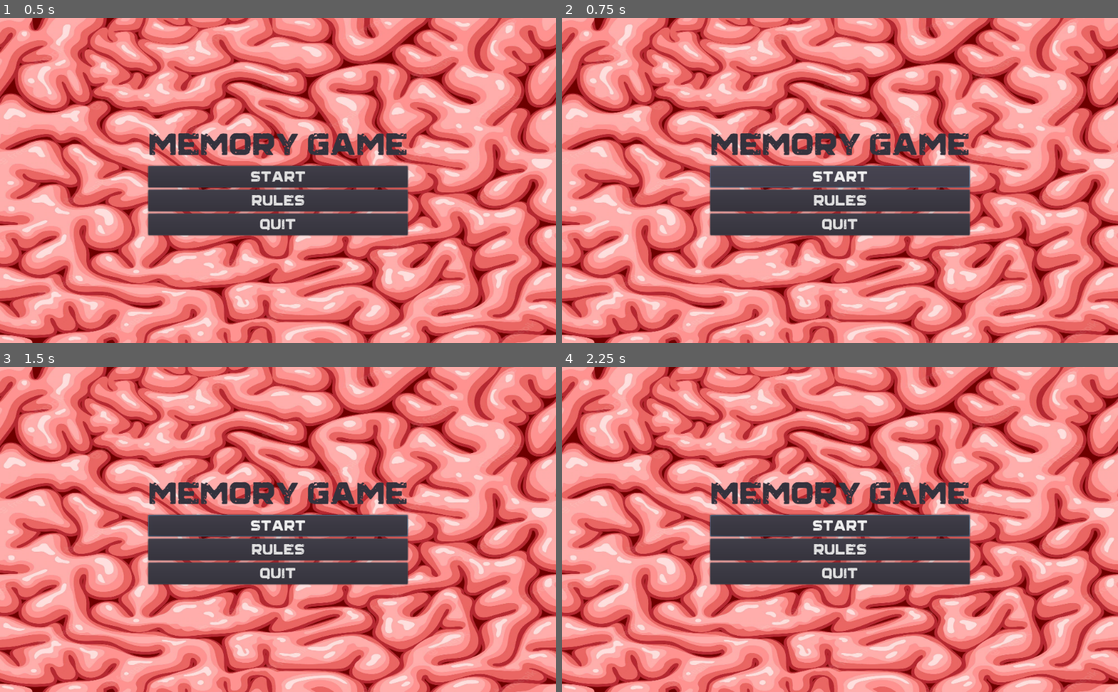
Above: before the commit, frames 1-4 (two rows, left to right).
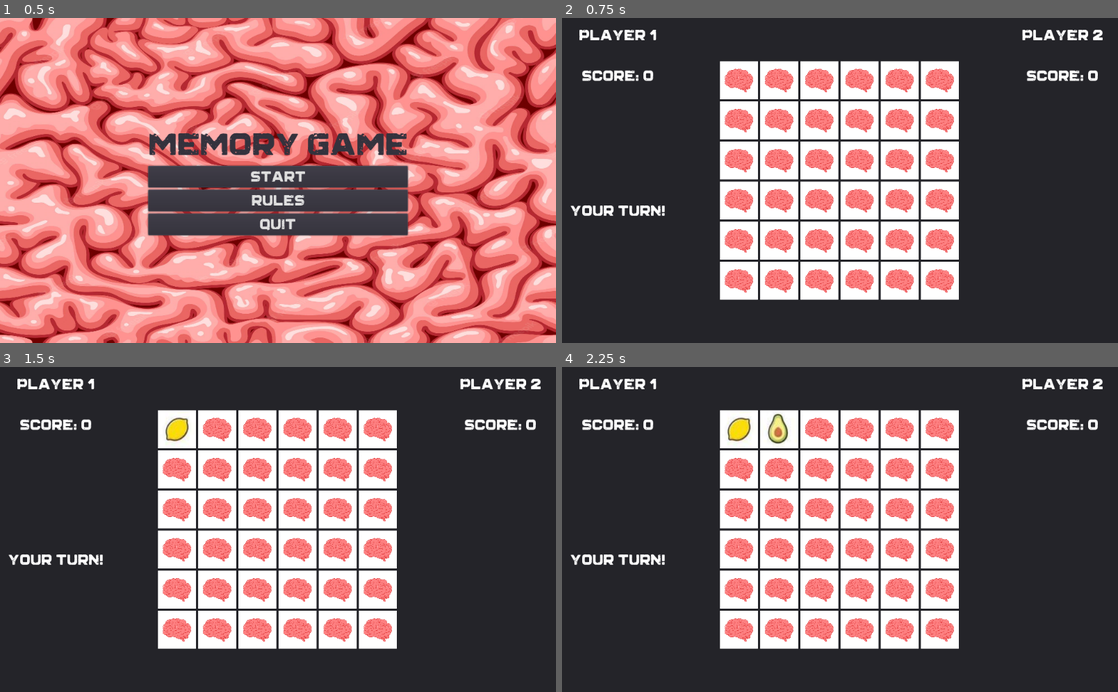
Above: after the commit, the same moments.

Repository: KodomoHoshoku/MemoryGame
Game: Godot game, scene res://src/main_menu/MainMenu.tscn
Same seed, same stepped clock (60 frames per second), same inputs: the game is played once before the commit and once after it.
Inputs (mouse positions are in pixels of both pictures, inside the frame that each line leads up to):
- Up to frame 1 (0.5 s): no input
- Up to frame 2 (0.75 s): click "START" at 0.5 s
- Up to frame 3 (1.5 s): click (177, 428) at 1.27 s
- Up to frame 4 (2.25 s): click (778, 428) at 2.02 s

Frame 1 is identical in both runs. In frame 2, 98% of the frame differs, in the area x 0-100%, y 0-100%; in frame 3, 97%; in frame 4, 97%.

Commit message:
release 1.0.0

Diff:
--- /dev/null
+++ b/src/game_scene/GameScene.gd
@@ -0,0 +1,134 @@
+extends Control
+
+var main_menu = load("res://src/main_menu/MainMenu.tscn")
+
+onready var card_cont = $Panel/HBoxContainer/gridcont/CenterContainer/GridContainer
+
+onready var p1sl = $Panel/HBoxContainer/p1cont/MarginContainer/VBoxContainer/P1ScoreLabel
+onready var p2sl = $Panel/HBoxContainer/p2cont/MarginContainer/VBoxContainer/P2ScoreLabel
+
+onready var yt1 = $Panel/HBoxContainer/p1cont/MarginContainer/VBoxContainer/YT1
+onready var yt2 = $Panel/HBoxContainer/p2cont/MarginContainer/VBoxContainer/YT2
+
+onready var popo = $AcceptDialog
+
+var player_turn = 1
+var p1s = 0
+var p2s = 0
+
+var default_texture = preload("res://assets/sets/default.png")
+
+var cs = 0
+
+var last_clicked_id = null
+var last_clicked_node = null
+
+var is_on_yield = false
+
+var card_sets = [
+	[
+		preload("res://assets/sets/set_fruits/tile000.png"),
+		preload("res://assets/sets/set_fruits/tile001.png"),
+		preload("res://assets/sets/set_fruits/tile002.png"),
+		preload("res://assets/sets/set_fruits/tile003.png"),
+		preload("res://assets/sets/set_fruits/tile004.png"),
+		preload("res://assets/sets/set_fruits/tile006.png"),
+		preload("res://assets/sets/set_fruits/tile008.png"),
+		preload("res://assets/sets/set_fruits/tile009.png"),
+		preload("res://assets/sets/set_fruits/tile010.png"),
+		preload("res://assets/sets/set_fruits/tile012.png"),
+		preload("res://assets/sets/set_fruits/tile013.png"),
+		preload("res://assets/sets/set_fruits/tile014.png"),
+		preload("res://assets/sets/set_fruits/tile015.png"),
+		preload("res://assets/sets/set_fruits/tile020.png"),
+		preload("res://assets/sets/set_fruits/tile024.png"),
+		preload("res://assets/sets/set_fruits/tile025.png"),
+		preload("res://assets/sets/set_fruits/tile026.png"),
+		preload("res://assets/sets/set_fruits/tile027.png")
+	]
+]
+
+var card_order = []
+
+func _ready():
+	randomize()
+	for i in range(0,36):
+		card_order.append(i)
+	for i in range(0,36):
+		var r = randi() % 36
+		var a = card_order[i]
+		card_order[i] = card_order[r]
+		card_order[r] = a
+
+	for i in range(0,36):
+		var card = TextureButton.new()
+		card.expand = true
+		card.texture_normal = default_texture
+		card.rect_min_size = Vector2(70, 70)
+		card.mouse_default_cursor_shape = Control.CURSOR_POINTING_HAND
+		card.connect("pressed", self, "card_click", [card_order[i], card])
+		card_cont.add_child(card)
+
+func card_click(id: int, node: TextureButton):
+	if (is_on_yield == true):
+		return
+	if(last_clicked_id == null):
+		last_clicked_id = id
+		last_clicked_node = node
+		var t = 0
+		if (id <= 17):
+			t = id
+		else:
+			t = 35 - id
+		node.texture_normal = card_sets[cs][t]
+	else:
+		if(last_clicked_id == id):
+			return
+		var t = 0
+		if (id <= 17):
+			t = id
+		else:
+			t = 35 - id
+		node.texture_normal = card_sets[cs][t]
+		if (last_clicked_id + id == 35):
+			node.disconnect("pressed", self, "card_click")
+			last_clicked_node.disconnect("pressed", self, "card_click")
+			self["p" + String(player_turn) + "s"] += 1
+			self["p" + String(player_turn) + "sl"].text = "Score: " + String(self["p" + String(player_turn) + "s"])
+			if (p1s + p2s == 18):
+				if (p1s > p2s):
+					# p1 ..
+					popo.dialog_text = "Player 1 WON!"
+					pass
+				if (p1s < p2s):
+					popo.dialog_text = "Player 2 WON!"
+					pass
+					# p2
+				if (p1s == p2s):
+					popo.dialog_text = "It's a DRAW!"
+					pass
+					# draw
+				popo.popup_centered()
+				popo.popup()
+				return
+		else:
+			is_on_yield = true
+			yield(get_tree().create_timer(1.0), "timeout")
+			is_on_yield = false
+			node.texture_normal = default_texture
+			last_clicked_node.texture_normal = default_texture
+			yt1.visible = false
+			yt2.visible = false
+			if (player_turn == 1):
+				player_turn = 2
+				yt2.visible = true
+			else:
+				player_turn = 1
+				yt1.visible = true
+		last_clicked_id = null
+		last_clicked_node = null
+
+
+func _on_AcceptDialog_confirmed():
+	get_tree().change_scene_to(main_menu)
+	pass # Replace with function body.
--- /dev/null
+++ b/src/game_scene/GameScene.tscn
@@ -0,0 +1,151 @@
+[gd_scene load_steps=3 format=2]
+
+[ext_resource path="res://src/game_scene/GameScene.gd" type="Script" id=1]
+[ext_resource path="res://assets/df/grind demolished.tres" type="DynamicFont" id=2]
+
+[node name="GameScene" type="Control"]
+anchor_right = 1.0
+anchor_bottom = 1.0
+script = ExtResource( 1 )
+
+[node name="Panel" type="Panel" parent="."]
+anchor_right = 1.0
+anchor_bottom = 1.0
+
+[node name="HBoxContainer" type="HBoxContainer" parent="Panel"]
+anchor_right = 1.0
+anchor_bottom = 1.0
+
+[node name="p1cont" type="Control" parent="Panel/HBoxContainer"]
+margin_right = 203.0
+margin_bottom = 600.0
+size_flags_horizontal = 3
+size_flags_vertical = 3
+
+[node name="MarginContainer" type="MarginContainer" parent="Panel/HBoxContainer/p1cont"]
+anchor_right = 1.0
+anchor_bottom = 1.0
+custom_constants/margin_right = 15
+custom_constants/margin_top = 15
+custom_constants/margin_left = 15
+custom_constants/margin_bottom = 15
+
+[node name="VBoxContainer" type="VBoxContainer" parent="Panel/HBoxContainer/p1cont/MarginContainer"]
+margin_left = 15.0
+margin_top = 15.0
+margin_right = 190.0
+margin_bottom = 585.0
+
+[node name="Label" type="Label" parent="Panel/HBoxContainer/p1cont/MarginContainer/VBoxContainer"]
+margin_right = 175.0
+margin_bottom = 71.0
+custom_fonts/font = ExtResource( 2 )
+text = "Player 1
+"
+align = 1
+valign = 1
+
+[node name="P1ScoreLabel" type="Label" parent="Panel/HBoxContainer/p1cont/MarginContainer/VBoxContainer"]
+margin_top = 75.0
+margin_right = 175.0
+margin_bottom = 109.0
+custom_fonts/font = ExtResource( 2 )
+text = "Score: 0"
+align = 1
+valign = 1
+
+[node name="YT1" type="CenterContainer" parent="Panel/HBoxContainer/p1cont/MarginContainer/VBoxContainer"]
+margin_top = 113.0
+margin_right = 175.0
+margin_bottom = 570.0
+size_flags_horizontal = 3
+size_flags_vertical = 3
+
+[node name="Label" type="Label" parent="Panel/HBoxContainer/p1cont/MarginContainer/VBoxContainer/YT1"]
+margin_top = 211.0
+margin_right = 175.0
+margin_bottom = 245.0
+custom_fonts/font = ExtResource( 2 )
+text = "Your turn!"
+
+[node name="gridcont" type="Control" parent="Panel/HBoxContainer"]
+margin_left = 207.0
+margin_right = 816.0
+margin_bottom = 600.0
+size_flags_horizontal = 3
+size_flags_vertical = 3
+size_flags_stretch_ratio = 3.0
+
+[node name="CenterContainer" type="CenterContainer" parent="Panel/HBoxContainer/gridcont"]
+anchor_right = 1.0
+anchor_bottom = 1.0
+
+[node name="GridContainer" type="GridContainer" parent="Panel/HBoxContainer/gridcont/CenterContainer"]
+margin_left = 304.0
+margin_top = 300.0
+margin_right = 304.0
+margin_bottom = 300.0
+size_flags_horizontal = 3
+size_flags_vertical = 3
+columns = 6
+
+[node name="p2cont" type="Control" parent="Panel/HBoxContainer"]
+margin_left = 820.0
+margin_right = 1024.0
+margin_bottom = 600.0
+size_flags_horizontal = 3
+size_flags_vertical = 3
+
+[node name="MarginContainer" type="MarginContainer" parent="Panel/HBoxContainer/p2cont"]
+anchor_right = 1.0
+anchor_bottom = 1.0
+custom_constants/margin_right = 15
+custom_constants/margin_top = 15
+custom_constants/margin_left = 15
+custom_constants/margin_bottom = 15
+
+[node name="VBoxContainer" type="VBoxContainer" parent="Panel/HBoxContainer/p2cont/MarginContainer"]
+margin_left = 15.0
+margin_top = 15.0
+margin_right = 189.0
+margin_bottom = 585.0
+
+[node name="Label" type="Label" parent="Panel/HBoxContainer/p2cont/MarginContainer/VBoxContainer"]
+margin_right = 174.0
+margin_bottom = 71.0
+custom_fonts/font = ExtResource( 2 )
+text = "Player 2
+"
+align = 1
+valign = 1
+
+[node name="P2ScoreLabel" type="Label" parent="Panel/HBoxContainer/p2cont/MarginContainer/VBoxContainer"]
+margin_top = 75.0
+margin_right = 174.0
+margin_bottom = 109.0
+custom_fonts/font = ExtResource( 2 )
+text = "Score: 0"
+align = 1
+valign = 1
+
+[node name="YT2" type="CenterContainer" parent="Panel/HBoxContainer/p2cont/MarginContainer/VBoxContainer"]
+visible = false
+margin_top = 113.0
+margin_right = 175.0
+margin_bottom = 570.0
+size_flags_horizontal = 3
+size_flags_vertical = 3
+
+[node name="Label" type="Label" parent="Panel/HBoxContainer/p2cont/MarginContainer/VBoxContainer/YT2"]
+margin_top = 211.0
+margin_right = 175.0
+margin_bottom = 245.0
+custom_fonts/font = ExtResource( 2 )
+text = "Your turn!"
+
+[node name="AcceptDialog" type="AcceptDialog" parent="."]
+margin_right = 83.0
+margin_bottom = 58.0
+window_title = "Congrats!"
+
+[connection signal="confirmed" from="AcceptDialog" to="." method="_on_AcceptDialog_confirmed"]
--- a/src/main_menu/MainMenu.gd
+++ b/src/main_menu/MainMenu.gd
@@ -1,4 +1,6 @@
 extends Control
+
+const main_game = preload("res://src/game_scene/GameScene.tscn")
 
 onready var rules_dialog = $AcceptDialog
 
@@ -6,7 +8,7 @@
 	pass
 
 func _on_StartBTN_pressed():
-	print("StartGame")
+	get_tree().change_scene_to(main_game)
 
 func _on_RulesBTN_pressed():
 	rules_dialog.popup()
--- /dev/null
+++ b/test/TextureButton.tscn
@@ -0,0 +1,9 @@
+[gd_scene load_steps=2 format=2]
+
+[ext_resource path="res://assets/img/background.png" type="Texture" id=1]
+
+[node name="TextureButton" type="TextureButton"]
+margin_right = 40.0
+margin_bottom = 40.0
+texture_normal = ExtResource( 1 )
+expand = true
Binary file added: assets/sets/default.png
Not shown, added: assets/sets/default.png.import
Binary file added: assets/sets/set_fruits/tile000.png
Not shown, added: assets/sets/set_fruits/tile000.png.import
Binary file added: assets/sets/set_fruits/tile001.png
Not shown, added: assets/sets/set_fruits/tile001.png.import
Binary file added: assets/sets/set_fruits/tile002.png
Not shown, added: assets/sets/set_fruits/tile002.png.import
Binary file added: assets/sets/set_fruits/tile003.png
Not shown, added: assets/sets/set_fruits/tile003.png.import
Binary file added: assets/sets/set_fruits/tile004.png
Not shown, added: assets/sets/set_fruits/tile004.png.import
(and 46 more such lines)
